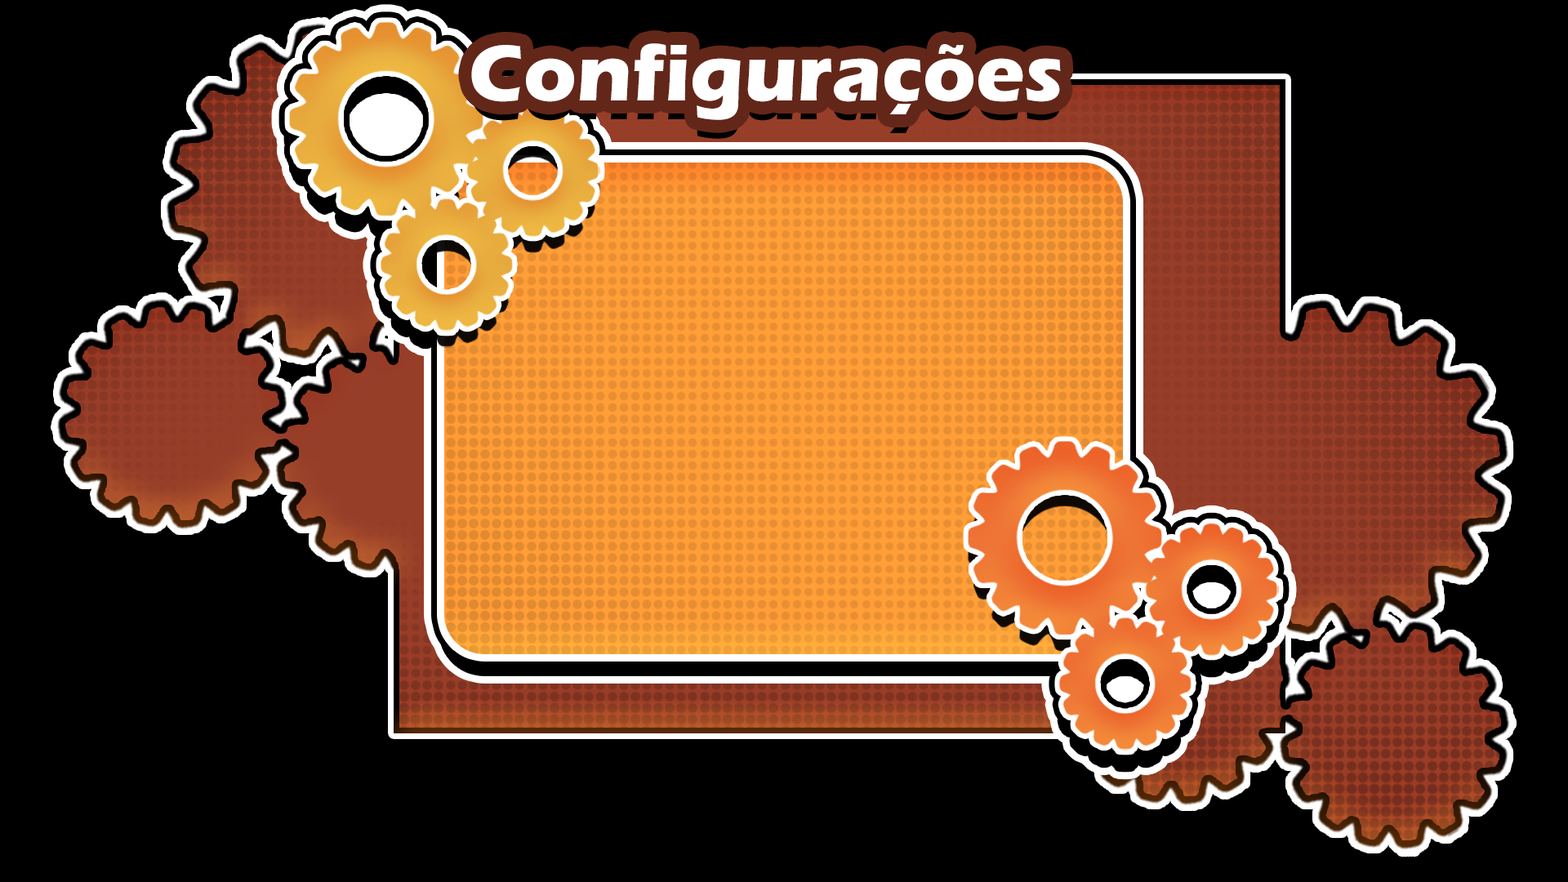
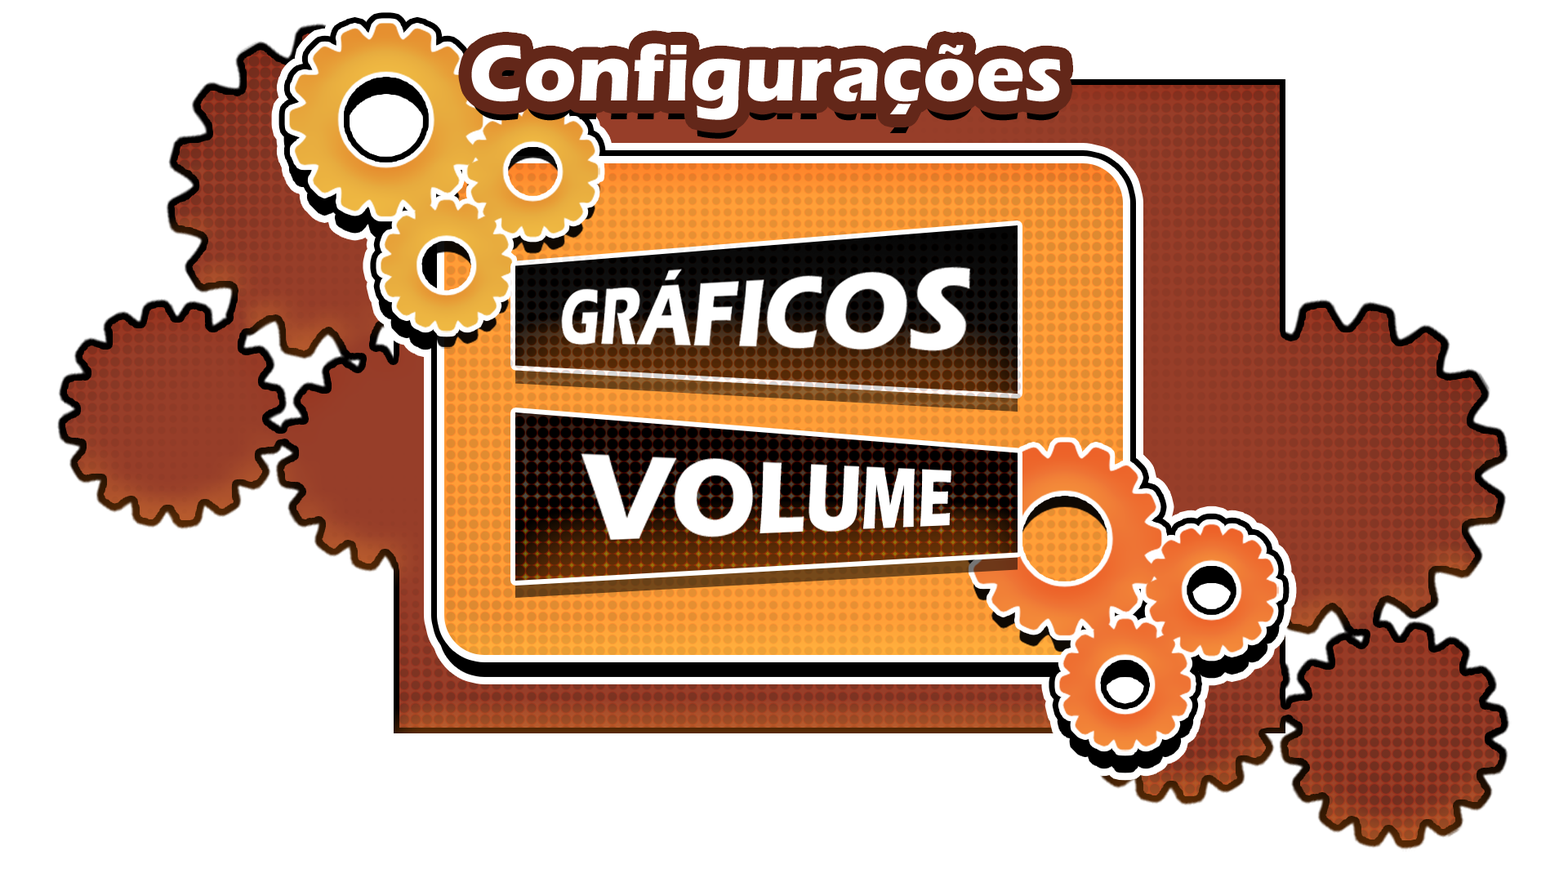
Layered file, before and after one edit (1568 × 882). Changes by layer:
removed layer "Configurações" over 471, 43, 1061, 121
added layer "VOLUME" above "GRÁFICOS" over 509, 407, 1024, 598
added layer "GRÁFICOS" above "Configurações" over 509, 220, 1024, 412
added layer "Configurações" above "Camada Menu Opção 1" over 458, 30, 1074, 139
painted on "Camada Menu Opção 1" over 271, 4, 1297, 781
removed layer "Elipse 3" over 1096, 663, 1154, 716
removed layer "Elipse 2" over 1182, 559, 1243, 622
removed layer "Elipse 1" over 337, 75, 436, 170
removed layer "Camada 0" over 0, 0, 1568, 882